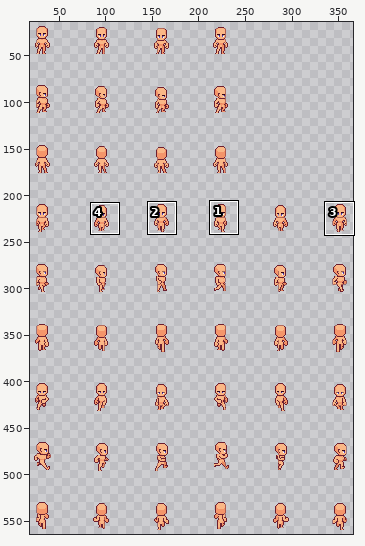
Sprite sheet: Assets/Textures/Characters/player_spritesheet.png. The picture above shows the old version from afar; the outline marks the close-up.
Close-up. Before:
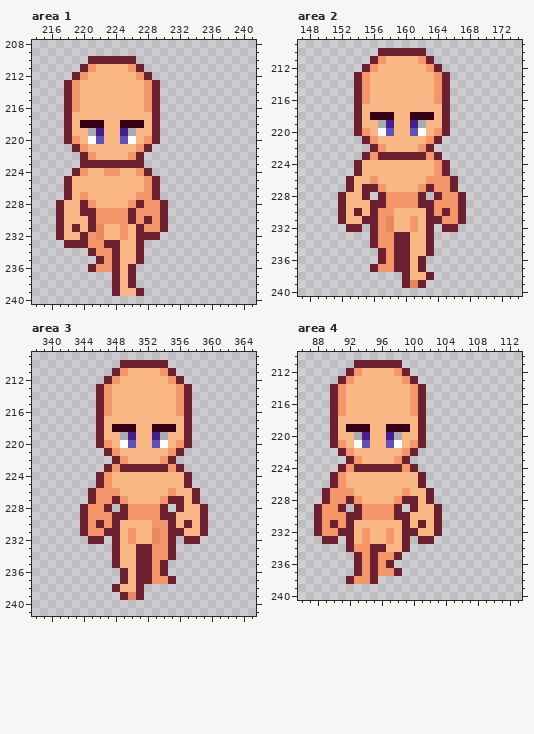
The file is 400x576 pixels. Shown: area 1: x 214..241, y 208..240; area 2: x 147..174, y 209..240; area 3: x 338..365, y 209..241; area 4: x 86..113, y 210..240. The wide view leaves out empty margins. The commit also changed other parts of the picture, which this record leaves out.
New version:
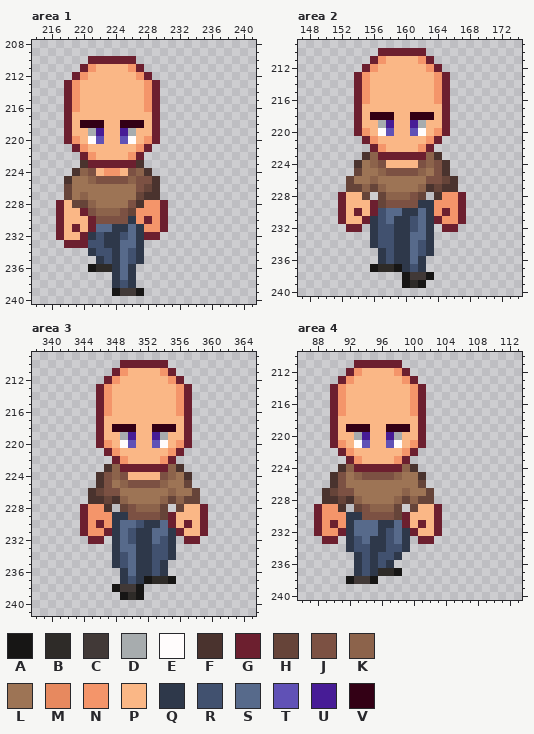
Palette (. is transparent): A #171615  B #2e2b28  C #413937  D #a7acae  E #fffcfc  F #4a332e  G #6c1f2f  H #664439  J #7c5143  K #8c634b  L #9d7455  M #e7895f  N #f4956a  P #fab786  Q #2e384a  R #41516f  S #576a8b  T #6051b6  U #471c96  V #330015
Diff:
Changed rows in their new state; - is an unchanged pixel.
Area 1:
first column x 218:
223 --F------F--
224 -FKJ----JKF-
225 FLLKJJJJKJJF
226 HLLLLLLLLJHF
227 HLKLLLLLLHFF
228 -HHKLLLLJF--
229 ---JKKKJH---
230 ----JJJJQ---
231 ----SSQQSQ--
232 ---QRQQRSQ--
233 ---RRQQSSQ--
234 ---QRRQSRQ--
235 ----QRQSRQ--
236 ---ABBQSQ---
237 ------QSQ---
238 ------QRQ---
239 ------ACCA--
Area 2:
first column x 153:
223 --FK------KF--
224 -FLKJ----JKJF-
225 -HLLKJJJJKLJF-
226 HLLKLLLLLLJJHF
227 HHKHKLLLLKFHFF
228 --H-HKKKJH-F--
229 ----HJJJJQQ---
230 ----RSSQQSQ---
231 ---QRSQQRSQ---
232 ---QRRQQRSQ---
233 ---QRRQQSSQ---
234 ---QRRQQSRQ---
235 ----QRQQSRQ---
236 ----QRQQSQ----
237 ---ABBAQRQ----
238 -------ACCA---
239 -------ABA----
Area 3:
first column x 345:
223 --FK------KF--
224 -FJKJ----JKLF-
225 -FJLKJJJJKLLH-
226 FHJJLLLLLLKLLH
227 FFHFKLLLLKHKHH
228 --F-HJKKKH-H--
229 ---QQJJJJH----
230 ---QSSRQQS----
231 ---QSRQQSSQ---
232 ---QSRQQSRQ---
233 ---QSSQQRRQ---
234 ---QRSQQRRQ---
235 ---QRSQQRQ----
236 ----QSQQRQ----
237 ----QRQABBA---
238 ---ACCA-------
239 ----ABA-------
Area 4:
first column x 89:
224 --FK------KF--
225 -FJLKJJJJKLLF-
226 -FJLLLLLLLLLH-
227 FHJJLLLLLLKLLH
228 FFHFKLLLLKHKHH
229 --F-HJKKKH-H--
230 ---QQJJJJH----
231 ---QSSSQQS----
232 ---QSSSQRSQ---
233 ---QRSQQRSQ---
234 ---QRRQQRRQ---
235 ----QRQRRQ----
236 ----QRQRQ-----
237 ----QRQBBA----
238 ---ACCA-------
Pixel boxes of the changes (left, top, right, bottom) in both close-ups:
changed: (64, 160, 160, 296)
changed: (346, 152, 458, 288)
changed: (88, 464, 200, 600)
changed: (322, 464, 434, 584)
